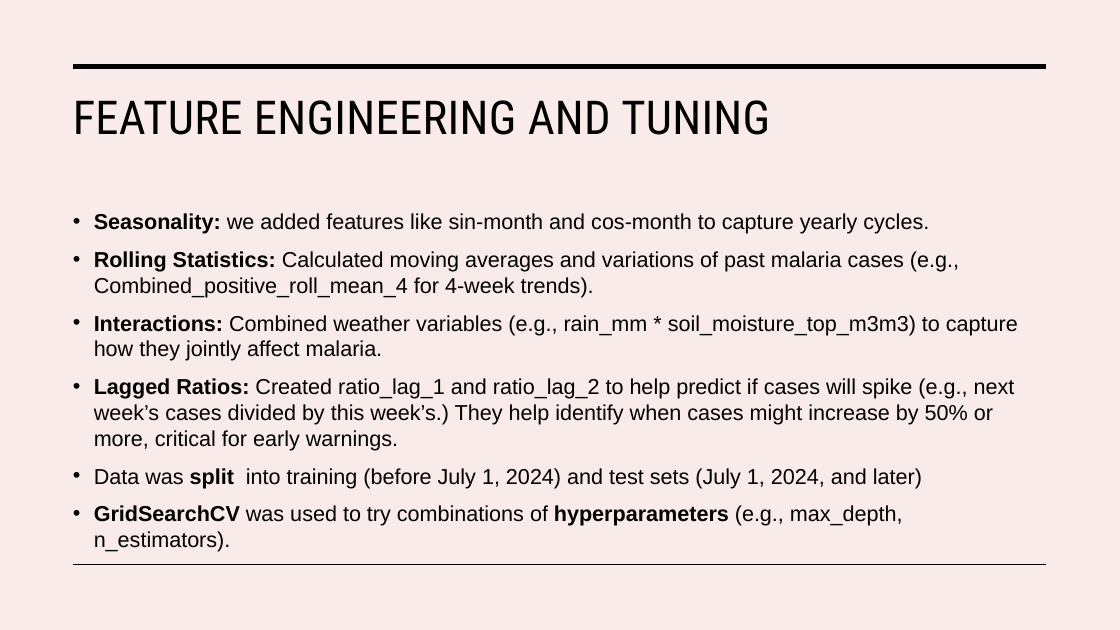
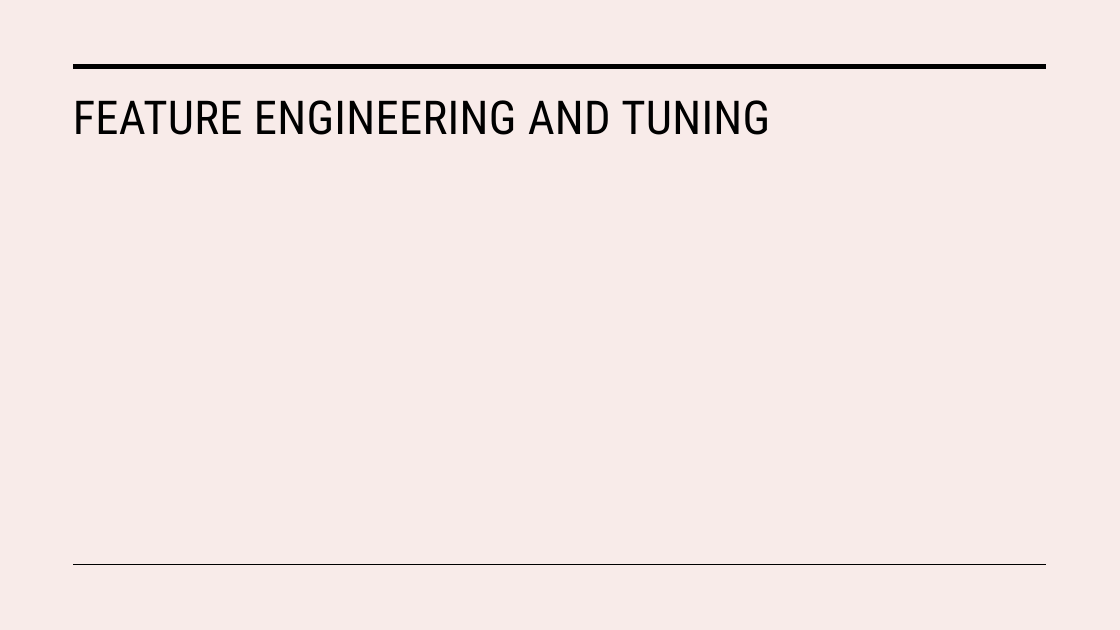
Before and after one commit to H-Rumenya/Malaria-Predictive-Model, a slide deck: slide 11 of Malaria_Predictive_model.pptx (slide 12 before the commit). Drawn at 1120x630 pixels with LibreOffice and Linux fonts; fonts in the diff are those of the drawing. Boxes give left, top, right and bottom in pixels: in the first picture for what was removed or moved away, otherwise in the second. Text is boxed around its words. In the diff, an @@ line names an element or a change of style, - is before the commit and + after.

```diff
--- a/Malaria_Predictive_model.pptx
+++ b/Malaria_Predictive_model.pptx
@@ text removed at (x1=94, y1=213, x2=1018, y2=552) @@
-• Seasonality: we added features like sin-month and cos-month to capture yearly cycles.
-• Rolling Statistics: Calculated moving averages and variations of past malaria cases (e.g., Combined_positive_roll_mean_4 for 4-week trends).
-• Interactions: Combined weather variables (e.g., rain_mm * soil_moisture_top_m3m3) to capture how they jointly affect malaria.
-• Lagged Ratios: Created ratio_lag_1 and ratio_lag_2 to help predict if cases will spike (e.g., next week’s cases divided by this week’s.) They help identify when cases might increase by 50% or more, critical for early warnings.
-• Data was split into training (before July 1, 2024) and test sets (July 1, 2024, and later)
-• GridSearchCV was used to try combinations of hyperparameters (e.g., max_depth, n_estimators).
```
Also in this commit, not shown: 13 other slides changed, 6 slides added, 1 slide removed, 15 other files.
